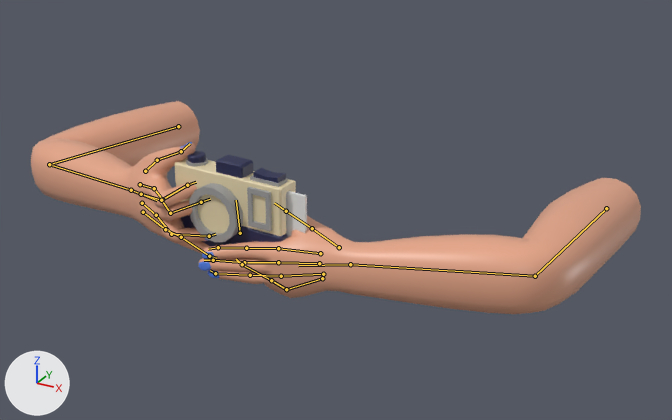
One commit to the Blender file GameLabGame/Assets/Models/Hand.blend: the scene before it, then after it.
Both versions are drawn from a camera (50 mm lens) standing at (1.164, -2.325, 0.997) and looking at (0.09, -0.372, 0.02). The axes (+X, +Y, +Z) are drawn at lower left. The lights are the same throughout. Both versions are drawn at frame 57 of the action 'metarigAction'; the numbers are the values there. The bones that bend it are drawn over the model as lines.

Names of what the first picture shows: 'Camera', 'Cube', 'Polaroid'.
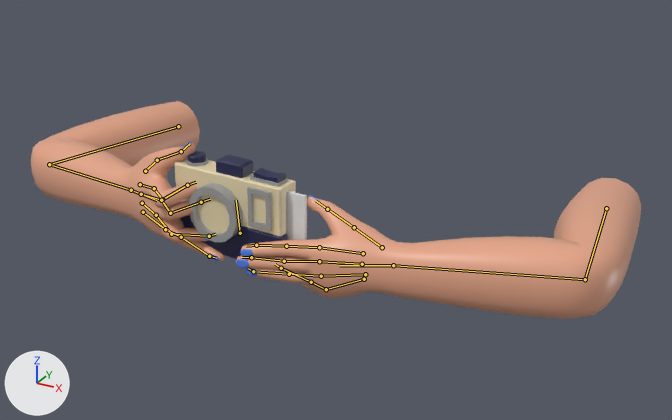
Boxes (x1, y1, x2, y2) around the edits, measured in the pictures (672 x 420 px):
'Cube', posed
    before: (31, 101, 641, 314)
    after: (31, 101, 641, 319)
bone 'upper_arm.L', root to tip
    before: (606, 208) to (535, 276)
    after: (606, 208) to (585, 279)
bone 'forearm.L', root to tip
    before: (535, 276) to (350, 264)
    after: (585, 279) to (393, 265)
bone 'hand.L', root to tip
    before: (350, 264) to (298, 265)
    after: (393, 265) to (339, 265)
bone 'f_pinky.01.L', root to tip
    before: (286, 289) to (271, 280)
    after: (326, 289) to (311, 282)

The edits, one by one:
Bone 'upper_arm.L' (bone_upper_arm_l) turns from (-11, -1, -1) to (1, -2, -2) degrees about its own x, y and z.
Bone 'forearm.L' (bone_forearm_l) turns from (-71, 4, 3) to (-82, 4, 3) degrees about its own x, y and z.
Bone 'hand.L' (bone_hand_l) turns from (-1, 1, 3) to (-4, 1, 3) degrees about its own x, y and z.
Bone 'f_pinky.01.L' (bone_f_pinky_01_l) turns from (28, 2, -1) to (21, 3, -5) degrees about its own x, y and z.
